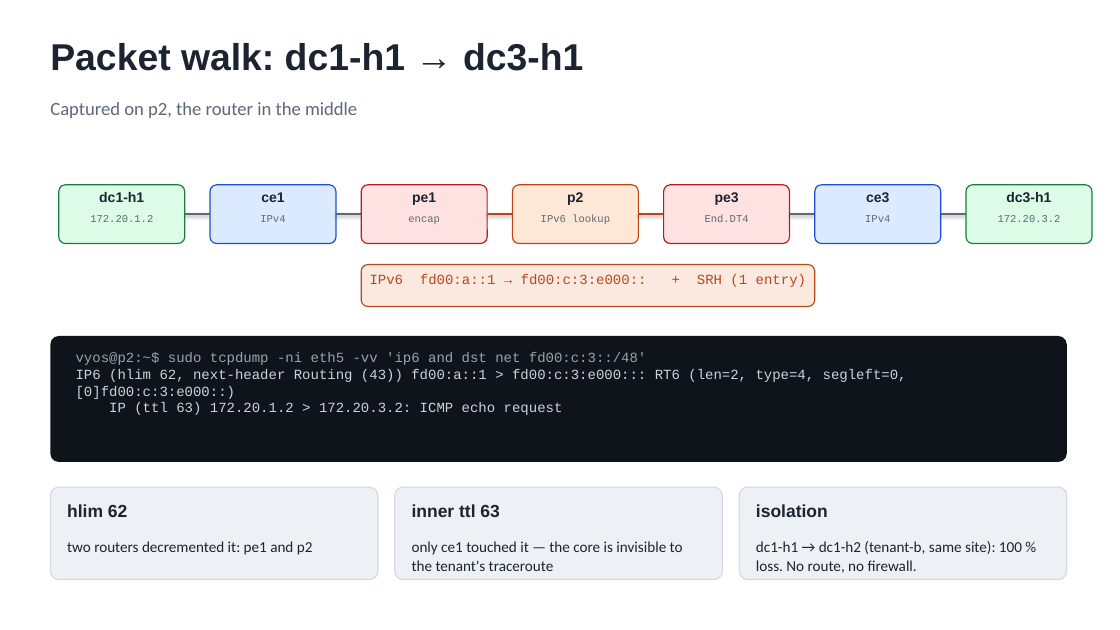
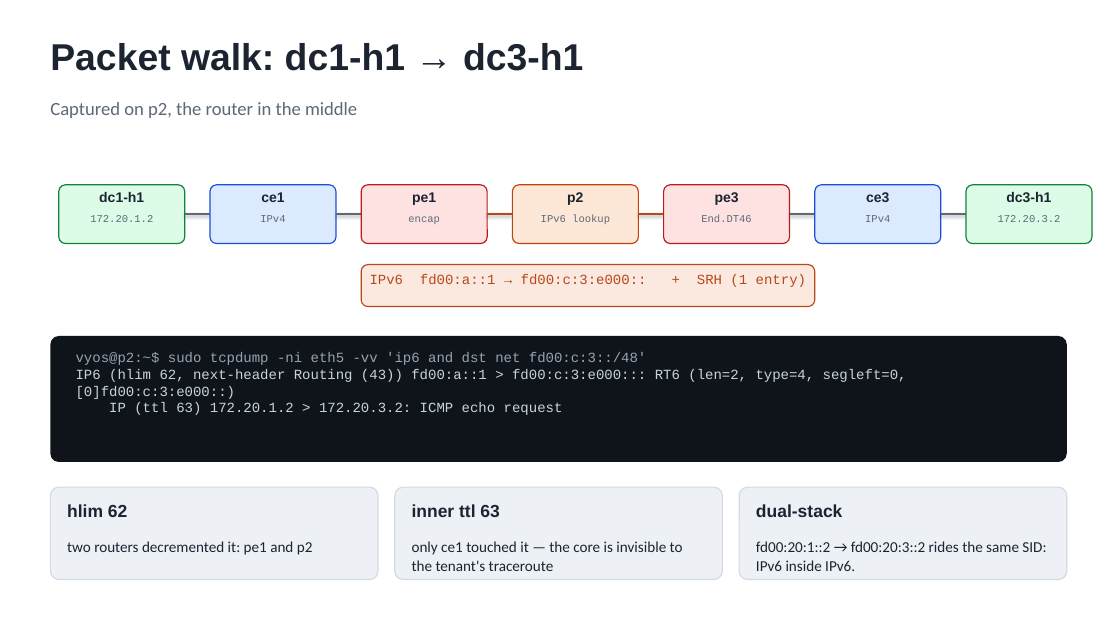
Before and after one commit to dcantor/srv6-core, a slide deck: slide 8 of docs/session/slides.pptx. Drawn at 1120x630 pixels with LibreOffice and Linux fonts; fonts in the diff are those of the drawing. Boxes give left, top, right and bottom in pixels: in the first picture for what was removed or moved away, otherwise in the second. Text is boxed around its words. In the diff, an @@ line names an element or a change of style, - is before the commit and + after.

```diff
--- a/docs/session/slides.pptx
+++ b/docs/session/slides.pptx
@@ text at [701, 214, 751, 222]: text changed @@
-End.DT4
+End.DT46
@@ text at [756, 504, 842, 517]: text changed @@
-isolation
+dual-stack
@@ text at [756, 541, 1046, 571]: text changed @@
-dc1-h1 → dc1-h2 (tenant-b, same site): 100 % loss. No route, no firewall.
+fd00:20:1::2 → fd00:20:3::2 rides the same SID: IPv6 inside IPv6.
```
Also in this commit, not shown: 8 other slides changed, 43 other files.
